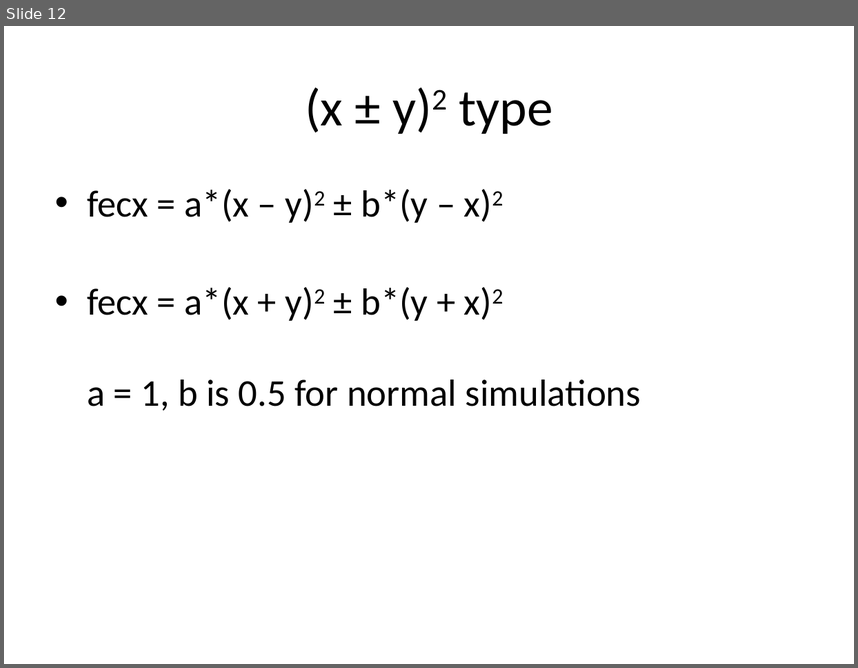
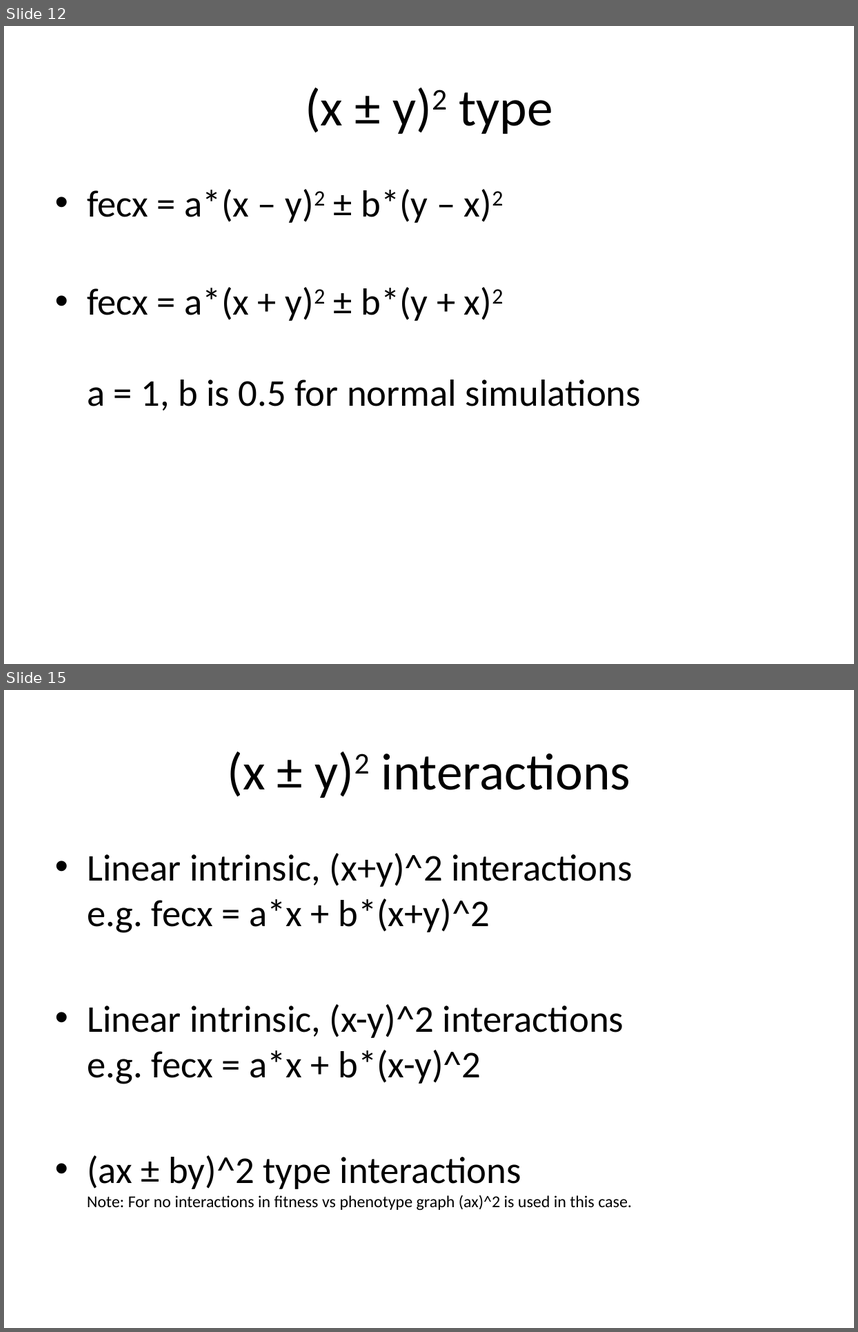
Before and after one commit to bmrishabh/Summer_2018, a slide deck: Compiled results.pptx. Shown one above the other, each under a label of ours: slide 12 before the commit, slides 12 and 15 after it; the slides between them are not shown. The pictures are 858x668 and 858x1332 pixels, drawn with LibreOffice and Linux fonts; fonts in the diff are those of the drawing. Boxes give left, top, right and bottom in pixels: in the first picture for what was removed or moved away, otherwise in the second. Text is boxed around its words. In the diff, an @@ line names an element or a change of style, - is before the commit and + after.

```diff
--- a/Compiled results.pptx
+++ b/Compiled results.pptx
@@ slide 15 added at [4,690,854,1328], background #FFFFFF @@
@@ text added at [87,854,632,1210], 32 pt, text #000000 @@
+• Linear intrinsic, (x+y)^2 interactions
+  e.g. fecx = a*x + b*(x+y)^2
+• Linear intrinsic, (x-y)^2 interactions
+  e.g. fecx = a*x + b*(x-y)^2
+• (ax ± by)^2 type interactions
+  Note: For no interactions in fitness vs phenotype graph (ax)^2 is used in this case.
@@ title added at [330,853,633,887], 44 pt, text #000000 @@
+(x ± y)2 interactions
```
Also in this commit, not shown: 3 other slides added.
